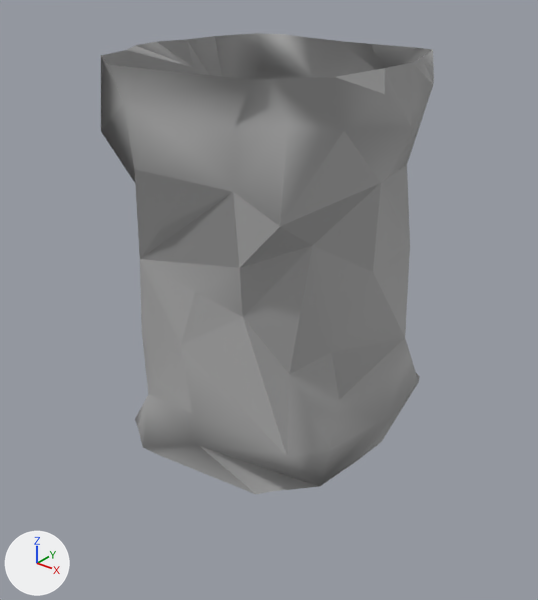
What one commit did to the glTF model Rogue-Robots/Assets/Models/ModularBlocks/DownUpConnector.gltf.
The view is the same before and after, from a 50 mm lens placed at (5.57, -7.51, 6.21), pointed at (0.01, -0.57, 1.9). Every picture has the same lights, and +X, +Y and +Z are marked at lower left. Vertices at the same position are counted once.

The scene before the commit, as lines of its bpy script (objects in view):
```python
me_scene_048 = bpy.data.meshes.new('Scene.048')
me_scene_048.from_pydata(...)  # 120 vertices, 194 faces; spans x -1.93..1.8, y -2.34..1.34, z 0.0..5.0
# faces by material slot: [41, 153]
me_scene_048.materials.append(mat_pp_standard_material_084)  # picture img_pp_color_palette
me_scene_048.materials.append(mat_pp_standard_material_086)  # picture img_pp_color_palette
ob_downupconnector = bpy.data.objects.new('DownUpConnector', me_scene_048)
ob_downupconnector.location = (0.0, 0.0, 0.0)
```
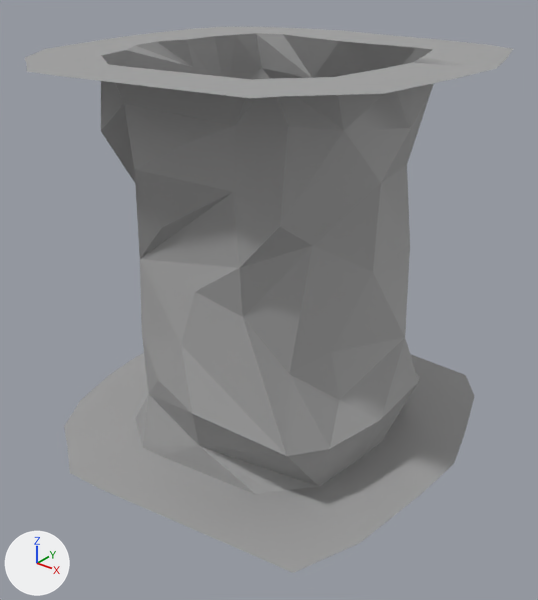
Boxes (x1, y1, x2, y2) around the edits, measured in the pictures (538 x 600 px):
'DownUpConnector', reshaped (46% wider, 18% taller): before (101, 33, 434, 494); after (25, 27, 513, 573)
part 1 of me_scene_048, added: after (64, 353, 475, 573)
part 2 of me_scene_048, added: after (25, 27, 513, 98)

Edits to the bpy script that builds the scene:
```text
Change me_scene_048:
    used by ob_downupconnector; location = (0.0, 0.0, 0.0)
    remove me_scene_048.from_pydata(...)  # 120 vertices, 194 faces; spans x -1.93..1.8, y -2.34..1.34, z 0.0..5.0
    add me_scene_048.from_pydata(...)  # 166 vertices, 286 faces; spans x -2.81..2.54, y -3.1..2.48, z 0.0..5.0
    me_scene_048 part 1
    22 vertices are added at x -2.81..2.54, y -3.1..2.48, z 0.0
    44 new faces join them, mat_pp_standard_material_084 (picture img_pp_color_palette)
    me_scene_048 part 2
    24 vertices are added at x -2.69..2.43, y -2.97..2.11, z 5.0
    48 new faces join them, mat_pp_standard_material_086 (picture img_pp_color_palette)
    me_scene_048 part 3: the surface is now shaded flat
```
